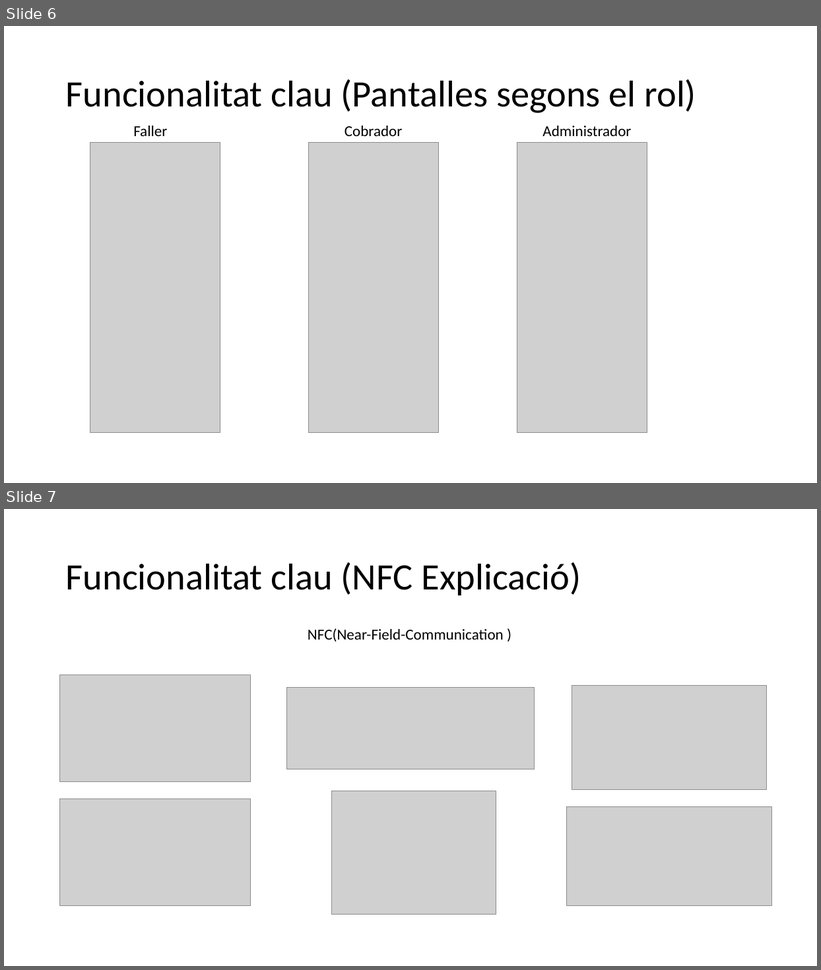
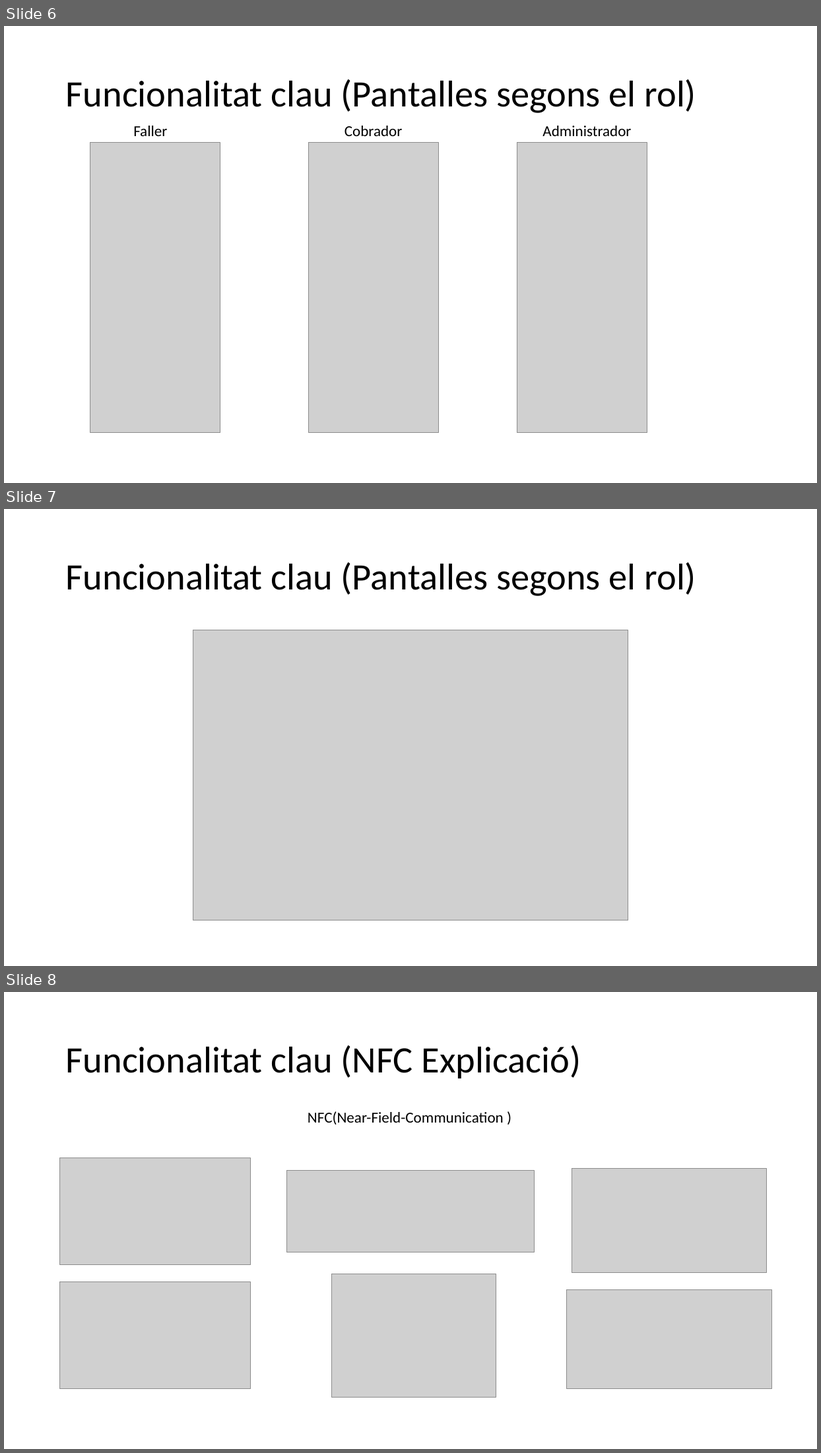
Before and after one commit to JoelFusterBosch/Projecte_Final_DAM_Gestio-_d_una_falla, a slide deck: Presentació/Gestió d’una falla frontend.pptx. Shown one above the other, each under a label of ours: slides 6 and 7 before the commit, slides 6, 7 and 8 after it. The pictures are 821x970 and 821x1453 pixels, drawn with LibreOffice and Linux fonts; fonts in the diff are those of the drawing; grey boxes stand for pictures. Boxes give left, top, right and bottom in pixels: in the first picture for what was removed or moved away, otherwise in the second. Text is boxed around its words. In the diff, an @@ line names an element or a change of style, - is before the commit and + after.

Commit message:
Correccions en la presentació+critica+modificacions en algunes pantalles i faller del servidor de node+afegida la memòria+imatges per a la memòria i la presentació

```diff
--- a/Presentació/Gestió d’una falla frontend.pptx
+++ b/Presentació/Gestió d’una falla frontend.pptx
@@ slide 7 added at (x1=4, y1=509, x2=817, y2=966), background #FFFFFF @@
@@ title added at (x1=66, y1=562, x2=697, y2=596), 44 pt, text #000000 @@
+Funcionalitat clau (Pantalles segons el rol)
@@ picture added at (x1=193, y1=630, x2=628, y2=921) @@
@@ what was slide 7 is now slide 8 @@
```
Also in this commit, not shown: 3 slides changed, 1 other slide added, 19 other files.
